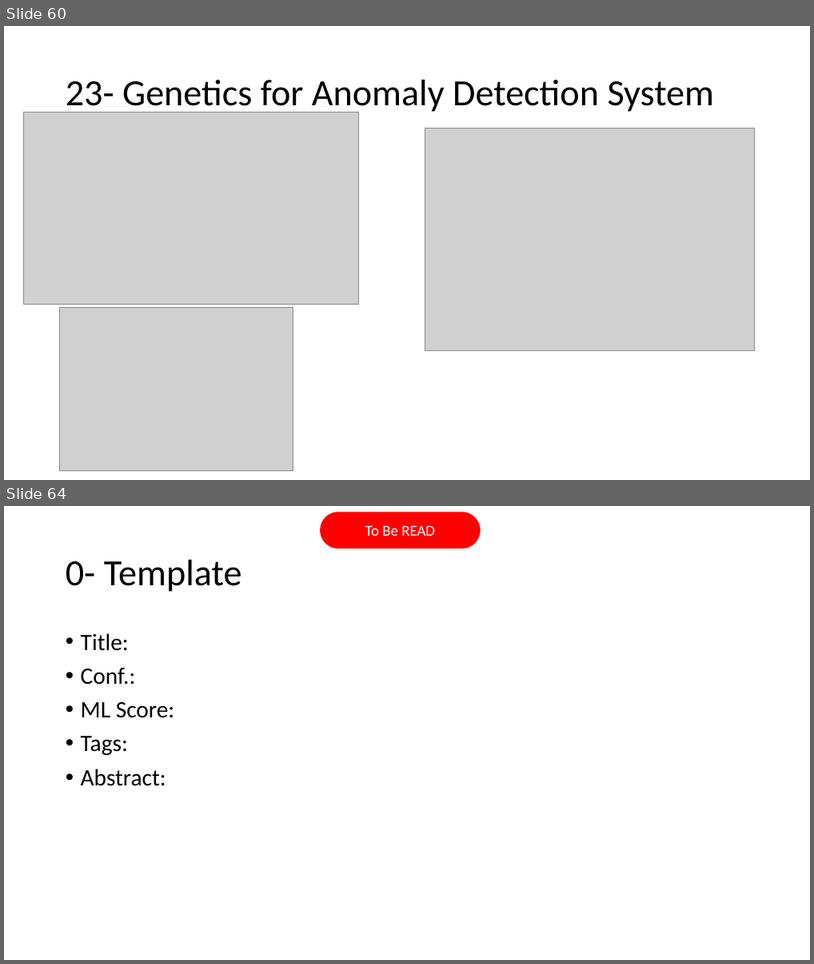
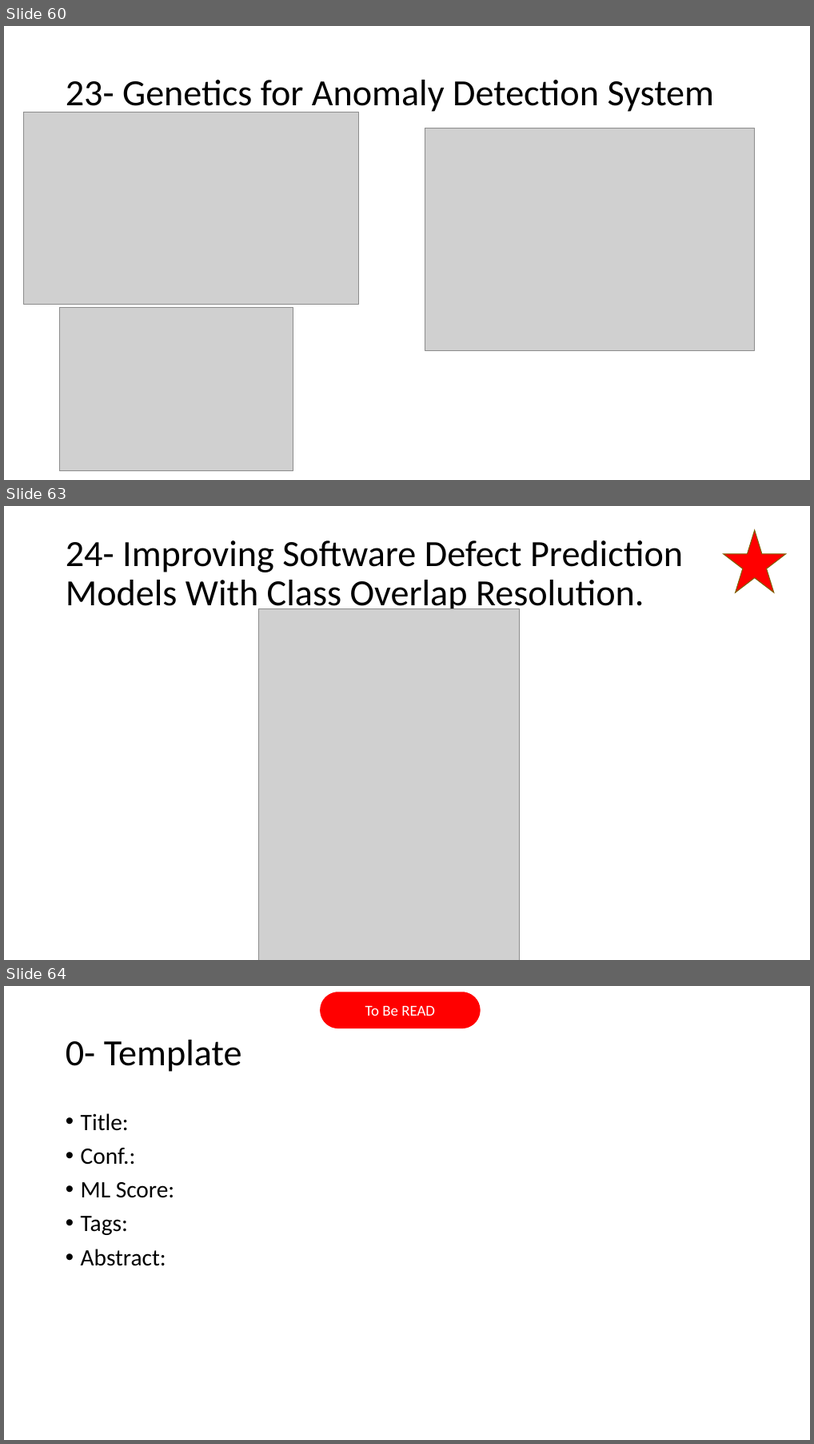
Before and after one commit to AhmadM-DL/SEML, a slide deck: SEML.pptx. Shown one above the other, each under a label of ours: slides 60 and 64 before the commit, slides 60, 63 and 64 after it; the slides between them are not shown. The pictures are 814x964 and 814x1444 pixels, drawn with LibreOffice and Linux fonts; fonts in the diff are those of the drawing; grey boxes stand for pictures. Boxes give left, top, right and bottom in pixels: in the first picture for what was removed or moved away, otherwise in the second. Text is boxed around its words. In the diff, an @@ line names an element or a change of style, - is before the commit and + after.

```diff
--- a/SEML.pptx
+++ b/SEML.pptx
@@ slide 63 added at (4,506,810,960), background #FFFFFF @@
@@ title added at (66,540,683,615), 44 pt, text #000000 @@
+24- Improving Software Defect Prediction Models With Class Overlap Resolution.
@@ star added at (724,530,786,592), fill #FF0000, outline #806000 1 pt @@
@@ picture added at (258,609,520,960) @@
```
Also in this commit, not shown: 2 slides changed, 1 slide removed, 1 other file.
